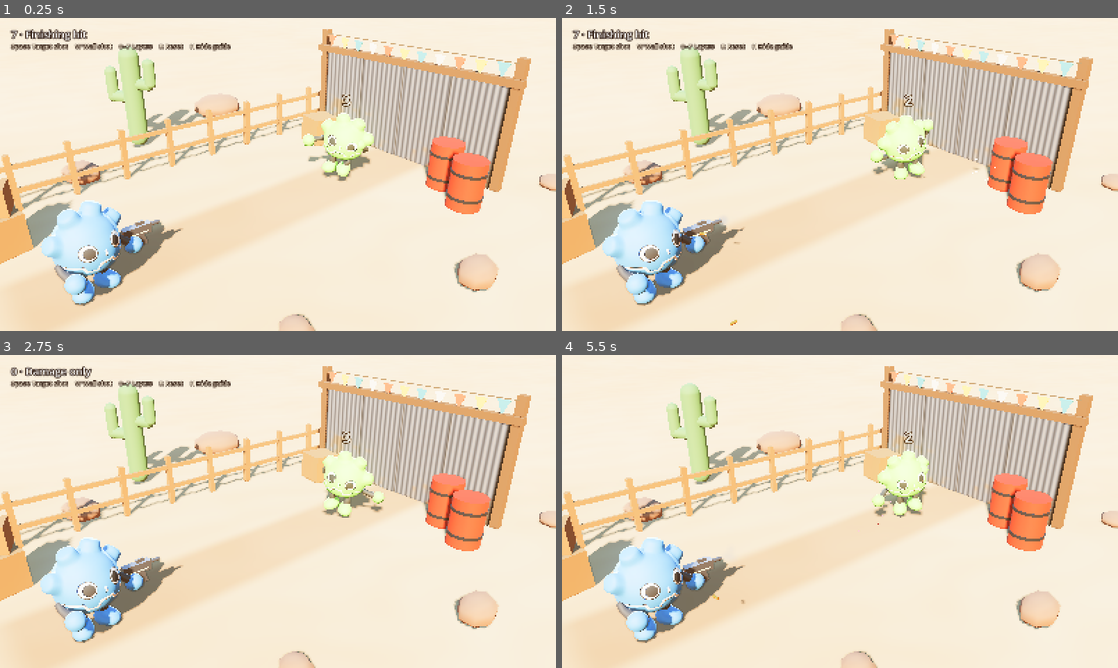
Above: before the commit, frames 1-4 (two rows, left to right).
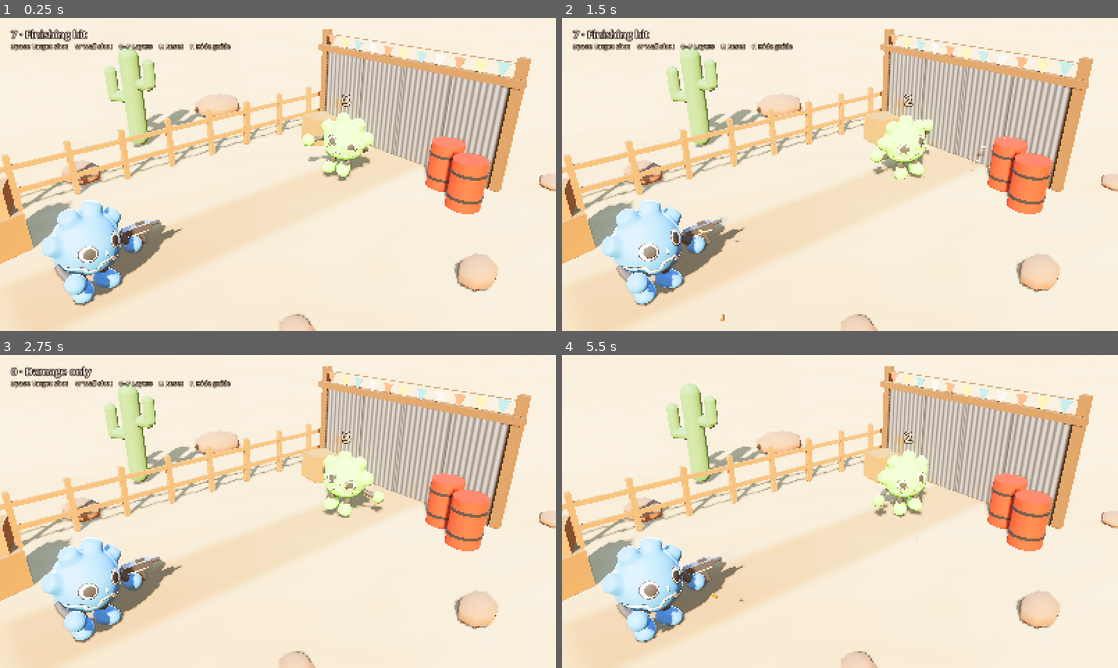
Above: after the commit, the same moments.

Repository: mcubedstudiobe/godot-examples
Game: Godot game, scene res://range.tscn
Two runs of this game, one before a commit and one after it. Both use one fixed random seed, a clock stepped at 60 frames per second and the inputs below.
Inputs:
- Up to frame 1 (0.25 s): no input
- Up to frame 2 (1.5 s): tap Enter at 0.5 s; tap Space (fire) at 0.6 s; tap W (wall_shot) at 1.35 s
- Up to frame 3 (2.75 s): tap 0 at 2.1 s
- Up to frame 4 (5.5 s): tap one key every 0.75 s from 2.85 s: 7 R H Space (fire)

The runs differ from the first frame. In frame 1, 0.3% of the frame differs, in the area x 7-31%, y 58-92%; in frame 2, 0.8%, in the area x 7-80%, y 38-99%; in frame 3, 0.7%; in frame 4, 0.7%.

Commit message:
Make the shooter's breath readable
At a four-second cycle and two degrees the breath stopped short of a visible
change from frame to frame in a dimmed or small shot, so the shooter read as
frozen there. It now takes about two seconds and three and a half degrees.

Diff:
--- a/punchy-shot-feedback/plush_motion.gd
+++ b/punchy-shot-feedback/plush_motion.gd
@@ -39,9 +39,11 @@
 func _stance(skeleton: Skeleton3D, beat: float) -> void:
 	# Holds the rifle steady: a slow breath, and a flinch back and up on a shot. The rifle
 	# rides the head bone with both arms (range.gd), so the hands never leave it.
-	var breath := sin(beat * 0.125)
-	_lift(skeleton, Vector3(0.0, (breath * 0.5 + 0.5) * 0.012, -flinch * 0.03))
-	_turn(skeleton, &"DEF-head", Vector3(breath * 2.0 - flinch * 8.0, 0.0, 0.0))
+	# A slow breath would read as a frozen character in a small or dimmed shot, so it is quick
+	# and deep enough to see: about one breath every two seconds.
+	var breath := sin(beat * 0.25)
+	_lift(skeleton, Vector3(0.0, (breath * 0.5 + 0.5) * 0.016, -flinch * 0.03))
+	_turn(skeleton, &"DEF-head", Vector3(breath * 3.5 - flinch * 8.0, 0.0, 0.0))
 
 
 func _dance(skeleton: Skeleton3D, beat: float) -> void:
